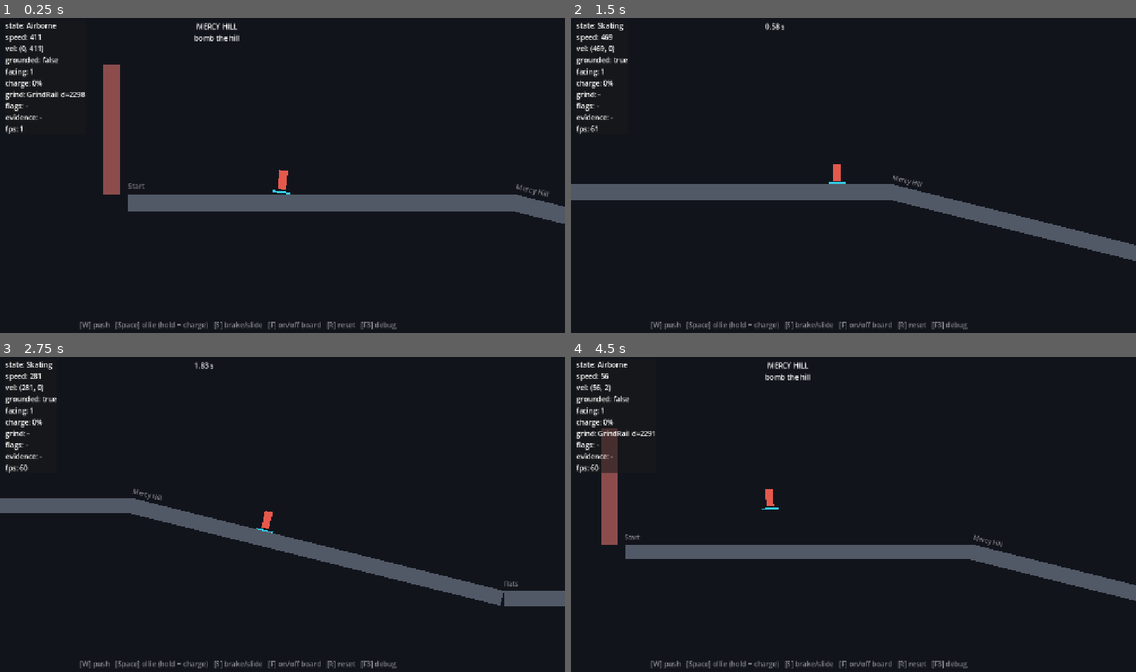
Above: before the commit, frames 1-4 (two rows, left to right).
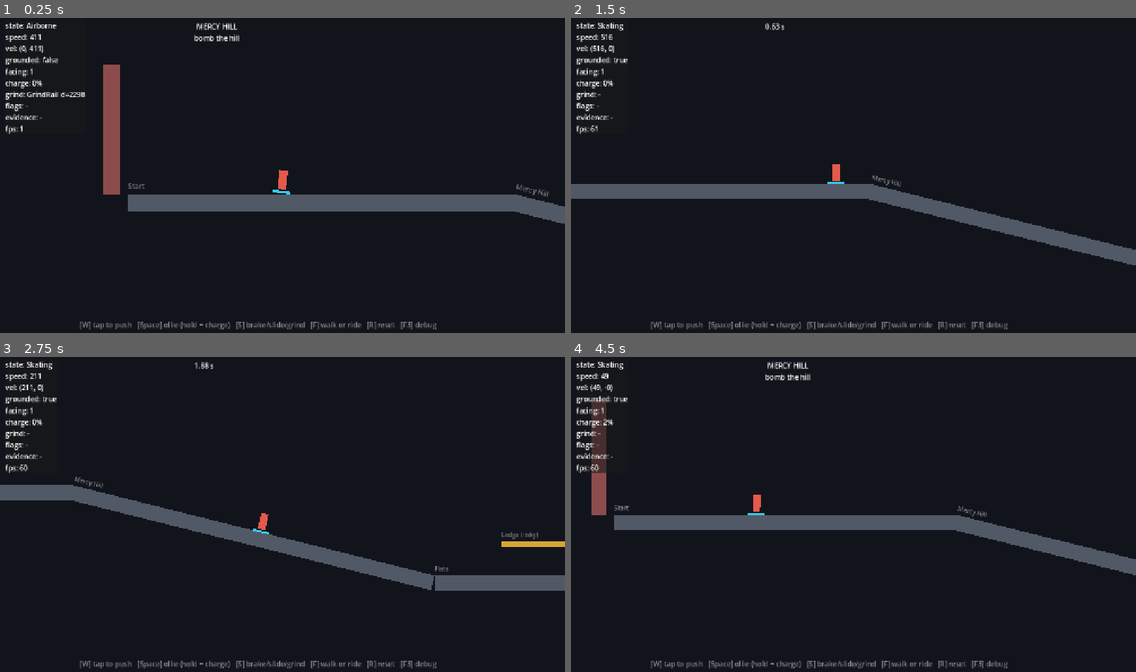
Above: after the commit, the same moments.

Repository: EarnMckrackin/signal-pines
Game: Godot game, scene res://tests/SimTest.tscn
The game is run twice, just before and just after one commit, with the same random seed, the same clock (stepped at 60 frames per second) and the same inputs. This scene is started directly instead of the project's main scene.
Inputs (mouse positions are in pixels of both pictures, inside the frame that each line leads up to):
- Up to frame 1 (0.25 s): no input
- Up to frame 2 (1.5 s): tap Space (ollie) at 0.5 s; move the mouse to (977, 159) at 0.52 s; hold D (lean_right) 0.53-1.25 s; hold Space (ollie) 0.53-1.25 s; click (977, 159) at 0.67 s; tap W (push) at 0.8 s; drag from (740, 191) to (825, 238) at 1.27 s
- Up to frame 3 (2.75 s): tap Space (ollie) at 2 s; move the mouse to (339, 442) at 2.02 s; hold A (lean_left) from 2.03 s (still down); hold W (push) from 2.03 s (still down); tap C (camcorder) at 2.1 s
- Up to frame 4 (4.5 s): release A (lean_left) at 2.75 s; release W (push) at 2.75 s; tap Space (ollie) at 2.75, 3.5, 4.25 s; drag from (825, 577) to (684, 464) at 2.77 s; move the mouse to (1023, 561) at 3.52 s; hold D (lean_right) 3.53-4.25 s; hold W (push) 3.53-4.25 s; tap F (mount_toggle) at 3.6 s; tap R (reset) at 4.15 s; drag from (684, 464) to (768, 432) at 4.27 s

The runs differ from the first frame. In frame 1, 0.6% of the frame differs, in the area x 16-78%, y 54-99%; in frame 2, 2.4%; in frame 3, 4.8%; in frame 4, 11%, in the area x 3-100%, y 1-99%.

Commit message:
Feedback pass: tap-to-push (EA Skate style), carried board on foot, Zip's draw-order fix
- Push is now one kick per button press instead of auto-push on hold,
  with a stronger per-kick impulse (185) and 0.3 s rhythm cap.
- Walking is first-class: faster walk (220), and the board tucks under
  the player's arm on foot instead of disappearing.
- Fix invisible player inside Zip's: the code-built backdrop/decor enter
  the tree after the Player node and were painted over it; backdrop and
  decor now sit at negative z_index and the player visual at z 5.
- SimTest taps push rhythmically to match the new input.

Co-Authored-By: Claude Fable 5 <noreply@anthropic.com>

Diff:
--- a/game/scenes/player/Player.tscn
+++ b/game/scenes/player/Player.tscn
@@ -16,14 +16,16 @@
 shape = SubResource("cap")
 
 [node name="Visual" type="Node2D" parent="."]
+z_index = 5
 
 [node name="Body" type="Polygon2D" parent="Visual"]
 color = Color(0.9, 0.35, 0.3, 1)
 polygon = PackedVector2Array(-10, -26, 10, -26, 10, 18, -10, 18)
 
 [node name="Board" type="Polygon2D" parent="Visual"]
+position = Vector2(0, 24)
 color = Color(0.2, 0.8, 0.9, 1)
-polygon = PackedVector2Array(-22, 22, 22, 22, 22, 27, -22, 27)
+polygon = PackedVector2Array(-22, -3, 22, -3, 22, 3, -22, 3)
 
 [node name="Camera2D" type="Camera2D" parent="."]
 script = ExtResource("2")
--- a/game/scripts/player/player_controller.gd
+++ b/game/scripts/player/player_controller.gd
@@ -132,7 +132,9 @@
 		if state == SkateState.POWERSLIDING:
 			_set_state(SkateState.SKATING)
 		speed = move_toward(speed, 0.0, tuning.ground_friction * delta)
-		if Input.is_action_pressed("push") and _push_cooldown == 0.0 \
+		# Skate-style: each press is one deliberate kick (no auto-push on hold);
+		# the cooldown just keeps mashing from beating a real push rhythm.
+		if Input.is_action_just_pressed("push") and _push_cooldown == 0.0 \
 				and absf(speed) < tuning.max_push_speed:
 			speed = clampf(speed + facing * tuning.push_impulse,
 					-tuning.max_push_speed, tuning.max_push_speed)
@@ -414,7 +416,11 @@
 
 	var crouched := state == SkateState.CROUCHING or state == SkateState.POWERSLIDING
 	_body_poly.scale.y = lerpf(_body_poly.scale.y, 0.6 if crouched else 1.0, 14.0 * delta)
-	# TODO(Phase 7): show the board carried under the arm instead of hiding it.
+	# On foot the board tucks under the arm instead of vanishing — walking is
+	# real traversal, and the board staying visible keeps it central.
 	var on_foot := state == SkateState.ON_FOOT \
 			or (state == SkateState.INTERACTING and _pre_interact_on_foot)
-	_board.visible = not on_foot
+	var board_pos := Vector2(-13, -14) if on_foot else Vector2(0, 24)
+	var board_rot := 1.25 if on_foot else 0.0
+	_board.position = _board.position.lerp(board_pos, 14.0 * delta)
+	_board.rotation = lerp_angle(_board.rotation, board_rot, 14.0 * delta)
--- a/game/scripts/player/skate_tuning.gd
+++ b/game/scripts/player/skate_tuning.gd
@@ -4,8 +4,9 @@
 ## sessions never touch movement logic. Save variants as .tres to A/B feels.
 
 @export_group("Push")
-@export var push_impulse := 150.0
-@export var push_interval := 0.35
+## One kick per button press (EA Skate style), so each tap counts for more.
+@export var push_impulse := 185.0
+@export var push_interval := 0.3
 @export var max_push_speed := 540.0
 @export var absolute_max_speed := 950.0
 @export var lean_accel := 170.0
@@ -56,6 +57,6 @@
 @export var recover_duration := 0.3
 
 @export_group("On Foot")
-@export var walk_speed := 190.0
+@export var walk_speed := 220.0
 @export var walk_accel := 1500.0
 @export var foot_jump_force := 430.0
--- a/game/scripts/routes/mercy_hill.gd
+++ b/game/scripts/routes/mercy_hill.gd
@@ -168,7 +168,7 @@
 	layer.add_child(_hud_label)
 
 	var hint := Label.new()
-	hint.text = "[W] push   [Space] ollie (hold = charge)   [S] brake/slide   [F] on/off board   [R] reset   [F3] debug"
+	hint.text = "[W] tap to push   [Space] ollie (hold = charge)   [S] brake/slide/grind   [F] walk or ride   [R] reset   [F3] debug"
 	hint.position = Vector2(180, 690)
 	hint.modulate = Color(1, 1, 1, 0.5)
 	layer.add_child(hint)
--- a/game/scripts/routes/zips_diner.gd
+++ b/game/scripts/routes/zips_diner.gd
@@ -166,12 +166,16 @@
 func _backdrop(center: Vector2, size: Vector2) -> void:
 	var poly := _rect_poly(size, COL_BACKDROP)
 	poly.position = center
+	# Behind everything: the Player node sits earlier in the tree than this
+	# code-built geometry, so without an explicit z it would be painted over.
+	poly.z_index = -10
 	add_child(poly)
 
 
 func _decor(center: Vector2, size: Vector2, color: Color, label: String) -> void:
 	var poly := _rect_poly(size, color)
 	poly.position = center
+	poly.z_index = -5
 	add_child(poly)
 	if label != "":
 		var l := Label.new()
--- a/game/tests/sim_test.gd
+++ b/game/tests/sim_test.gd
@@ -1,5 +1,5 @@
 extends Node
-## Headless smoke test: holds push down Mercy Hill, ollies the curb, then
+## Headless smoke test: taps push down Mercy Hill, ollies the curb, then
 ## ollies onto the rail over The Drop, grinds it (hold brake in air), ollies
 ## off, lands, and reports whether the finish gate fired. Run with:
 ##   Godot --headless --path game res://tests/SimTest.tscn
@@ -29,7 +29,6 @@
 	add_child(route)
 	player = route.get_node("Player")
 	player.state_changed.connect(_on_state_changed)
-	Input.action_press("push")
 
 
 func _on_state_changed(previous: int, current: int) -> void:
@@ -45,6 +44,13 @@
 
 func _physics_process(delta: float) -> void:
 	t += delta
+
+	# Push is one kick per press now, so tap it every ~0.25 s like a player.
+	var f := Engine.get_physics_frames() % 30
+	if f == 0:
+		Input.action_press("push")
+	elif f == 3:
+		Input.action_release("push")
 
 	# Charge an ollie before the curb at x=2000, release after 0.35 s.
 	if not jump_started and player.global_position.x > 1550.0 and player.is_on_floor():
Not shown, changed: README.md
